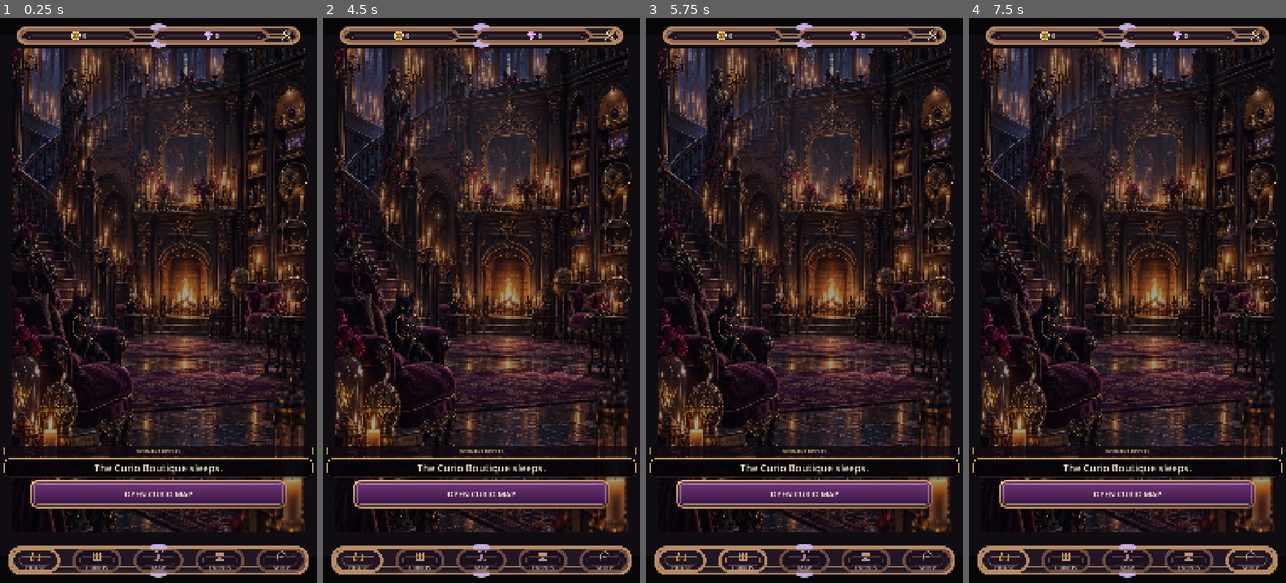
Above: before the commit, frames 1-4 (left to right).
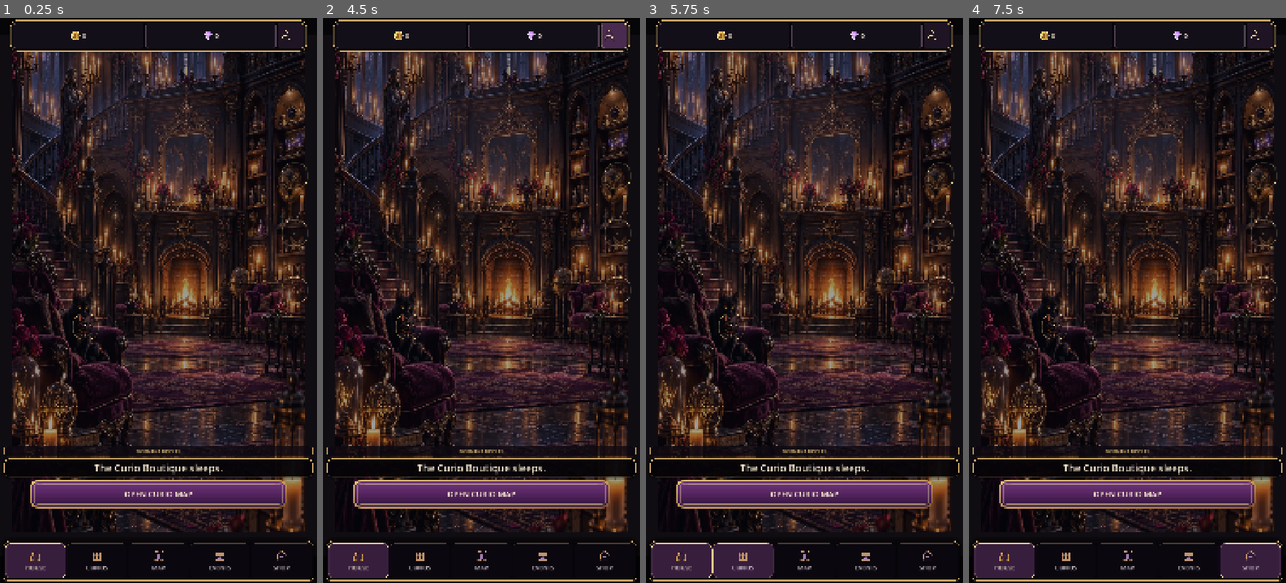
Above: after the commit, the same moments.

Repository: Jay-prodesign/akilta-match3
Game: Godot game, scene res://src/ui/home/house_home.tscn
Same seed, same stepped clock (60 frames per second), same inputs: the game is played once before the commit and once after it. This scene is started directly instead of the project's main scene.
Inputs (mouse positions are in pixels of both pictures, inside the frame that each line leads up to):
- Up to frame 1 (0.25 s): no input
- Up to frame 2 (4.5 s): click "·" at 0.5 s; click "·" at 1.25 s; click "·" at 2 s; click (408, 328) at 2.75 s; click "OPEN CURIO MAP" at 3.5 s; click (614, 34) at 4.25 s
- Up to frame 3 (5.75 s): click (744, 560) at 5 s
- Up to frame 4 (7.5 s): click (1127, 560) at 5.75 s; click (1187, 560) at 6.5 s; click (1251, 560) at 7.25 s

The runs differ from the first frame. In frame 1, 6.1% of the frame differs, in the area x 1-99%, y 0-100%; in frame 2, 6.3%; in frame 3, 6.2%; in frame 4, 6.3%.

Commit message:
Remove stretched chrome seams from the global product shell

Diff:
--- a/src/ui/shared/product_navigation.gd
+++ b/src/ui/shared/product_navigation.gd
@@ -37,7 +37,7 @@
 	panel.offset_top = -144.0 - safe_insets.w
 	panel.offset_bottom = -8.0 - safe_insets.w
 	screen.add_child(panel)
-	ProductionChrome.apply_shell(panel, "bottom")
+	panel.set_meta("shell_material", "scene_authored_flat")
 
 	for item in ITEMS:
 		var action := String(item["id"])
@@ -48,7 +48,7 @@
 		var is_active := action == active_section
 		button.set_meta("interaction_state", "selected" if is_active else "normal")
 		button.disabled = is_active
-		ProductionChrome.apply_interactive_button(button, is_active, "nav_" + action)
+		button.set_meta("shell_material", "scene_authored_flat")
 		button.tooltip_text = action.capitalize()
 		var icon := button.get_node_or_null("Content/Icon") as TextureRect
 		var caption := button.get_node_or_null("Content/Label") as Label
@@ -75,7 +75,7 @@
 	var icons_loaded := true
 	var touch_targets_ok := true
 	var north_star_nav_zone := true
-	var interactive_chrome := true
+	var scene_authored_interactive := true
 	for item in ITEMS:
 		var button := panel.get_node_or_null("Scroll/Items/%s" % String(item["node"])) as Button
 		all_slots_present = all_slots_present and button != null
@@ -88,7 +88,7 @@
 		touch_targets_ok = touch_targets_ok and button.custom_minimum_size.y >= 88.0
 		var caption := button.get_node_or_null("Content/Label") as Label
 		north_star_nav_zone = north_star_nav_zone and button.custom_minimum_size.y >= 112.0 and button.custom_minimum_size.y <= 124.0 and icon != null and icon.custom_minimum_size.x >= 44.0 and caption != null and caption.get_theme_font_size("font_size") >= 20
-		interactive_chrome = interactive_chrome and button.get_theme_stylebox("normal") is StyleBoxTexture and button.get_theme_stylebox("hover") is StyleBoxTexture and button.get_theme_stylebox("pressed") is StyleBoxTexture and button.get_theme_stylebox("focus") is StyleBoxTexture and button.get_theme_stylebox("disabled") is StyleBoxTexture and String(button.get_meta("production_chrome_kind", "")).begins_with("interactive_nav_")
+		scene_authored_interactive = scene_authored_interactive and button.get_theme_stylebox("normal") is StyleBoxFlat and button.get_theme_stylebox("hover") is StyleBoxFlat and button.get_theme_stylebox("pressed") is StyleBoxFlat and button.get_theme_stylebox("focus") is StyleBoxFlat and button.get_theme_stylebox("disabled") is StyleBoxFlat and String(button.get_meta("shell_material", "")) == "scene_authored_flat"
 	return {
 		"authored_scene": true,
 		"all_slots_present": all_slots_present,
@@ -96,7 +96,8 @@
 		"touch_targets_ok": touch_targets_ok,
 		"north_star_nav_zone": north_star_nav_zone and (panel.offset_bottom - panel.offset_top) >= 128.0 and (panel.offset_bottom - panel.offset_top) <= 144.0,
 		"nav_zone_height": panel.offset_bottom - panel.offset_top,
-		"asset_backed_shell": panel.get_theme_stylebox("panel") is StyleBoxTexture and String(panel.get_meta("production_chrome_kind", "")) == "bottom",
-		"asset_backed_interactive_chrome": interactive_chrome,
+		"scene_authored_shell": panel.get_theme_stylebox("panel") is StyleBoxFlat and String(panel.get_meta("shell_material", "")) == "scene_authored_flat",
+		"scene_authored_interactive_chrome": scene_authored_interactive,
+		"seam_free_material": panel.get_theme_stylebox("panel") is StyleBoxFlat and scene_authored_interactive,
 		"runtime_ui_factory": false,
 	}
--- a/src/ui/shared/top_resource_bar.gd
+++ b/src/ui/shared/top_resource_bar.gd
@@ -30,11 +30,13 @@
 	panel.offset_top = 8.0 + safe_insets.y
 	panel.offset_bottom = 112.0 + safe_insets.y
 	screen.add_child(panel)
-	ProductionChrome.apply_shell(panel, "top")
+	panel.set_meta("shell_material", "scene_authored_flat")
 	var coin_chip := panel.get_node_or_null("Resources/CoinResourceChip") as PanelContainer
 	var gem_chip := panel.get_node_or_null("Resources/GemResourceChip") as PanelContainer
-	ProductionChrome.apply_compact_panel(coin_chip, "coin_resource")
-	ProductionChrome.apply_compact_panel(gem_chip, "gem_resource")
+	if coin_chip != null:
+		coin_chip.set_meta("shell_material", "scene_authored_flat")
+	if gem_chip != null:
+		gem_chip.set_meta("shell_material", "scene_authored_flat")
 
 	var coin_icon := panel.get_node_or_null("Resources/CoinResourceChip/Content/Icon") as TextureRect
 	var gem_icon := panel.get_node_or_null("Resources/GemResourceChip/Content/Icon") as TextureRect
@@ -45,7 +47,7 @@
 	var profile := panel.get_node_or_null("Resources/KeeperProfile") as Button
 	if profile != null:
 		profile.icon = PieceAssetLoader.ornament("res://assets/ui/ui_profile.svg")
-		ProductionChrome.apply_interactive_button(profile, false, "keeper_profile")
+		profile.set_meta("shell_material", "scene_authored_flat")
 	_bind_profile(panel, profile_handler)
 
 	refresh(panel, progress)
@@ -101,8 +103,8 @@
 	var profile := panel.get_node_or_null("Resources/KeeperProfile") as Button
 	var coin_chip := panel.get_node_or_null("Resources/CoinResourceChip") as PanelContainer
 	var gem_chip := panel.get_node_or_null("Resources/GemResourceChip") as PanelContainer
-	var asset_backed_resource_chips := coin_chip != null and coin_chip.get_theme_stylebox("panel") is StyleBoxTexture and gem_chip != null and gem_chip.get_theme_stylebox("panel") is StyleBoxTexture
-	var asset_backed_profile_action := profile != null and profile.get_theme_stylebox("normal") is StyleBoxTexture and profile.get_theme_stylebox("hover") is StyleBoxTexture and profile.get_theme_stylebox("pressed") is StyleBoxTexture and profile.get_theme_stylebox("focus") is StyleBoxTexture
+	var scene_authored_resource_chips := coin_chip != null and coin_chip.get_theme_stylebox("panel") is StyleBoxFlat and String(coin_chip.get_meta("shell_material", "")) == "scene_authored_flat" and gem_chip != null and gem_chip.get_theme_stylebox("panel") is StyleBoxFlat and String(gem_chip.get_meta("shell_material", "")) == "scene_authored_flat"
+	var scene_authored_profile_action := profile != null and profile.get_theme_stylebox("normal") is StyleBoxFlat and profile.get_theme_stylebox("hover") is StyleBoxFlat and profile.get_theme_stylebox("pressed") is StyleBoxFlat and profile.get_theme_stylebox("focus") is StyleBoxFlat and String(profile.get_meta("shell_material", "")) == "scene_authored_flat"
 	return {
 		"authored_scene": true,
 		"resource_slots_present": coin != null and gem != null,
@@ -110,9 +112,10 @@
 		"profile_touch_target_ok": profile != null and profile.custom_minimum_size.x >= 88.0 and profile.custom_minimum_size.y >= 88.0,
 		"north_star_resource_zone": (panel.offset_bottom - panel.offset_top) >= 96.0 and (panel.offset_bottom - panel.offset_top) <= 112.0 and coin_icon != null and coin_icon.custom_minimum_size.x >= 40.0 and gem_icon != null and gem_icon.custom_minimum_size.x >= 40.0,
 		"resource_zone_height": panel.offset_bottom - panel.offset_top,
-		"asset_backed_shell": panel.get_theme_stylebox("panel") is StyleBoxTexture and String(panel.get_meta("production_chrome_kind", "")) == "top",
-		"asset_backed_resource_chips": asset_backed_resource_chips,
-		"asset_backed_profile_action": asset_backed_profile_action and String(profile.get_meta("production_chrome_kind", "")) == "interactive_keeper_profile",
+		"scene_authored_shell": panel.get_theme_stylebox("panel") is StyleBoxFlat and String(panel.get_meta("shell_material", "")) == "scene_authored_flat",
+		"scene_authored_resource_chips": scene_authored_resource_chips,
+		"scene_authored_profile_action": scene_authored_profile_action,
+		"seam_free_material": panel.get_theme_stylebox("panel") is StyleBoxFlat and scene_authored_resource_chips and scene_authored_profile_action,
 		"runtime_ui_factory": false,
 	}
 
--- a/tests/unit/test_authored_global_product_shell.gd
+++ b/tests/unit/test_authored_global_product_shell.gd
@@ -44,10 +44,9 @@
 	_expect(bool(nav_contract.get("touch_targets_ok", false)), "ProductNavigation destinations must retain mobile touch targets")
 	_expect(bool(nav_contract.get("north_star_nav_zone", false)), "ProductNavigation must occupy the canonical 128–144 logical px North Star navigation zone")
 	_expect(float(nav_contract.get("nav_zone_height", 0.0)) == 136.0, "ProductNavigation authored baseline height must be 136 logical px")
-	_expect(bool(nav_contract.get("asset_backed_shell", false)), "ProductNavigation shell must use authored asset-backed production chrome")
-	_expect(bool(nav_contract.get("asset_backed_interactive_chrome", false)), "ProductNavigation destination states must use asset-backed production chrome")
-	var chrome_contract := preload("res://src/ui/theme/production_chrome.gd").contract()
-	_expect(bool(chrome_contract.get("global_shell_family_verified", false)), "Global top/bottom shell chrome family must resolve through authored texture-backed 9-slice styles")
+	_expect(bool(nav_contract.get("scene_authored_shell", false)), "ProductNavigation shell must preserve its clean authored scene material")
+	_expect(bool(nav_contract.get("scene_authored_interactive_chrome", false)), "ProductNavigation destination states must preserve authored normal/pressed/selected materials")
+	_expect(bool(nav_contract.get("seam_free_material", false)), "ProductNavigation must not stretch the shared 9-slice chrome across the global shell")
 	var global_icon_sources := [
 		"res://assets/ui/nav_house.svg",
 		"res://assets/ui/nav_curios.svg",
@@ -83,9 +82,10 @@
 	_expect(bool(bar_contract.get("profile_touch_target_ok", false)), "Keeper profile control must retain the 88 logical px mobile touch target")
 	_expect(bool(bar_contract.get("north_star_resource_zone", false)), "TopResourceBar must occupy the canonical 96–112 logical px resource zone")
 	_expect(float(bar_contract.get("resource_zone_height", 0.0)) == 104.0, "TopResourceBar authored baseline height must be 104 logical px")
-	_expect(bool(bar_contract.get("asset_backed_shell", false)), "TopResourceBar shell must use authored asset-backed production chrome")
-	_expect(bool(bar_contract.get("asset_backed_resource_chips", false)), "TopResourceBar resource chips must use asset-backed production chrome")
-	_expect(bool(bar_contract.get("asset_backed_profile_action", false)), "TopResourceBar Keeper profile states must use asset-backed production chrome")
+	_expect(bool(bar_contract.get("scene_authored_shell", false)), "TopResourceBar shell must preserve its clean authored scene material")
+	_expect(bool(bar_contract.get("scene_authored_resource_chips", false)), "TopResourceBar resource chips must preserve their authored scene material")
+	_expect(bool(bar_contract.get("scene_authored_profile_action", false)), "TopResourceBar Keeper profile states must preserve authored normal/pressed/focus material")
+	_expect(bool(bar_contract.get("seam_free_material", false)), "TopResourceBar must not stretch the shared 9-slice chrome across resource chips")
 	_expect(layout.offset_top >= 128.0, "TopResourceBar must reserve the canonical top content start instead of covering screen titles")
 	_expect(layout.offset_bottom <= -152.0, "ProductNavigation must preserve the canonical bottom content reserve")
 	_expect(bar.find_child("LifeResource", true, false) == null, "Shared resource bar must not expose unimplemented life economy")
